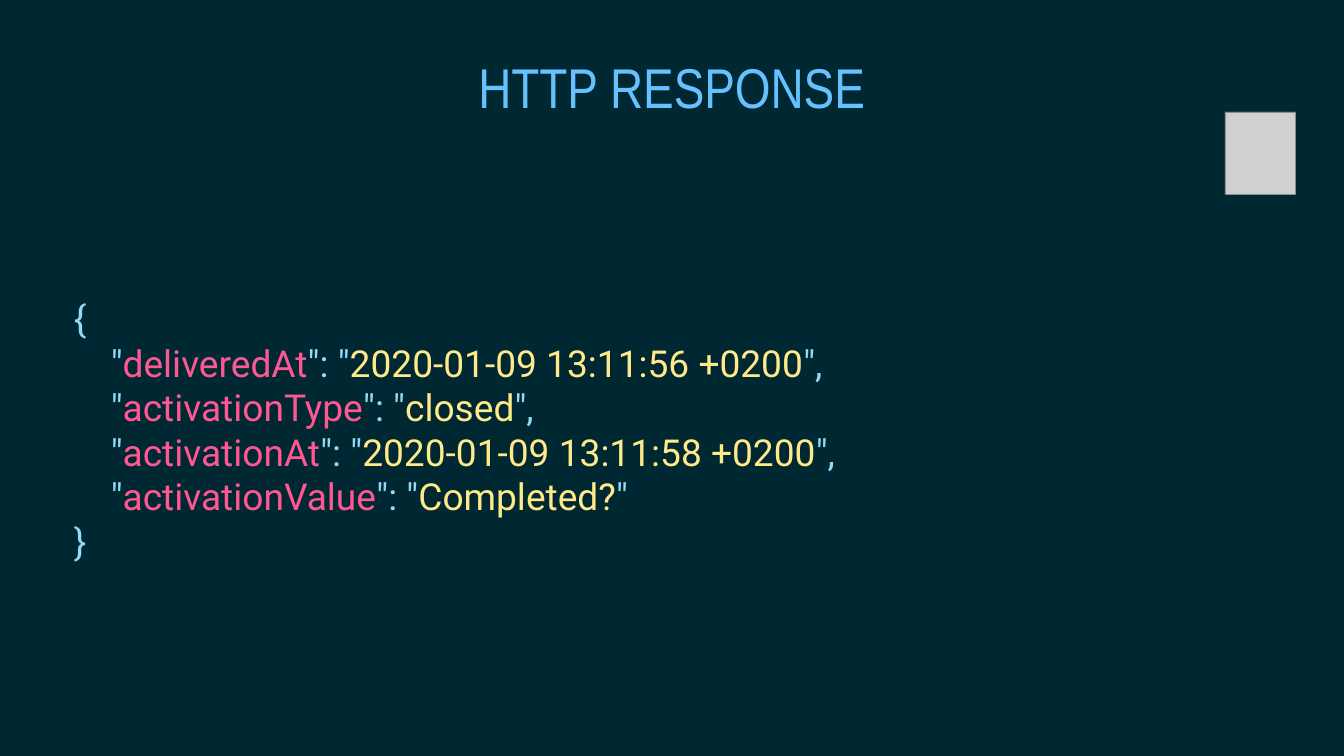
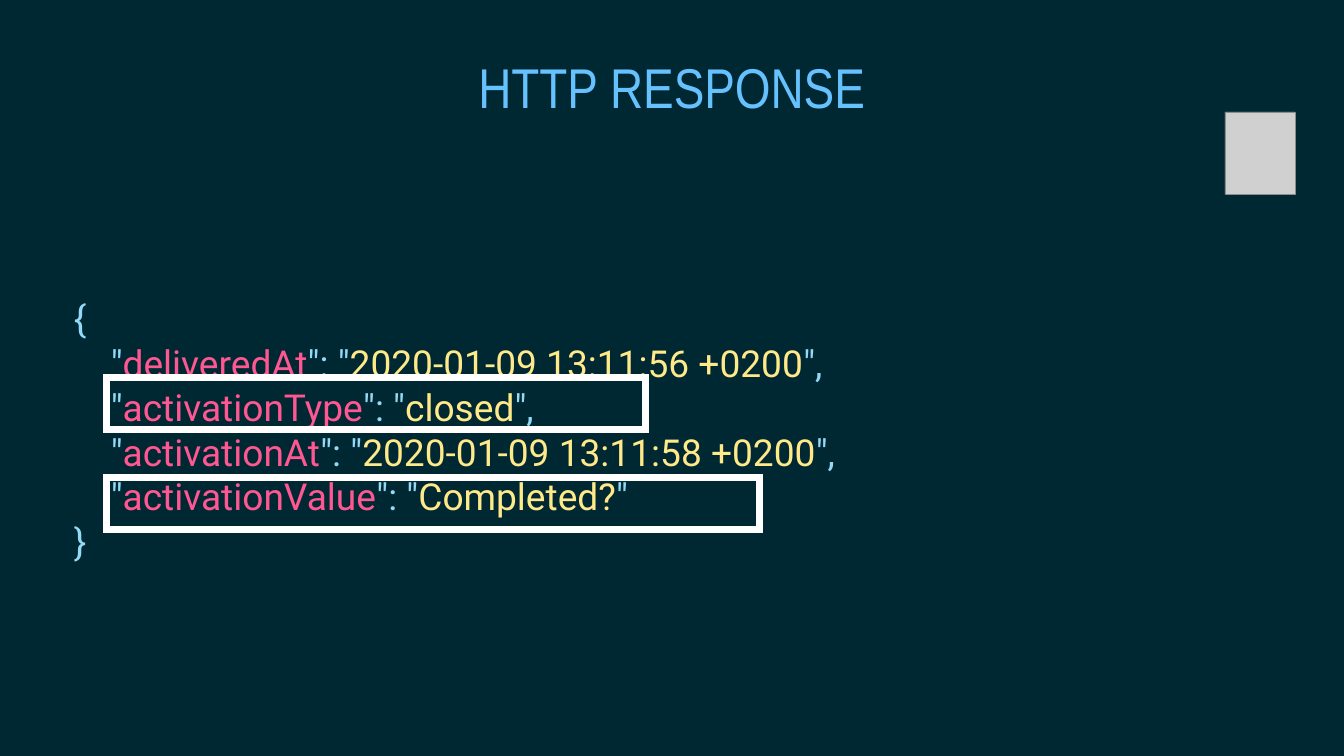
Before and after one commit to gophertuts/reminders-cli, a slide deck: slide 6 of slides/notifier-service/Notifier Service.pptx. Drawn at 1344x756 pixels with LibreOffice and Linux fonts; fonts in the diff are those of the drawing; grey boxes stand for pictures. Boxes give left, top, right and bottom in pixels: in the first picture for what was removed or moved away, otherwise in the second. Text is boxed around its words. In the diff, an @@ line names an element or a change of style, - is before the commit and + after.

Commit message:
update notifier presentation

```diff
--- a/slides/notifier-service/Notifier Service.pptx
+++ b/slides/notifier-service/Notifier Service.pptx
@@ rectangle added at box(106, 377, 645, 429), outline #FFFFFF 10 pt @@
@@ rectangle added at box(106, 477, 759, 529), outline #FFFFFF 10 pt @@
```
Also in this commit, not shown: 2 other files.
